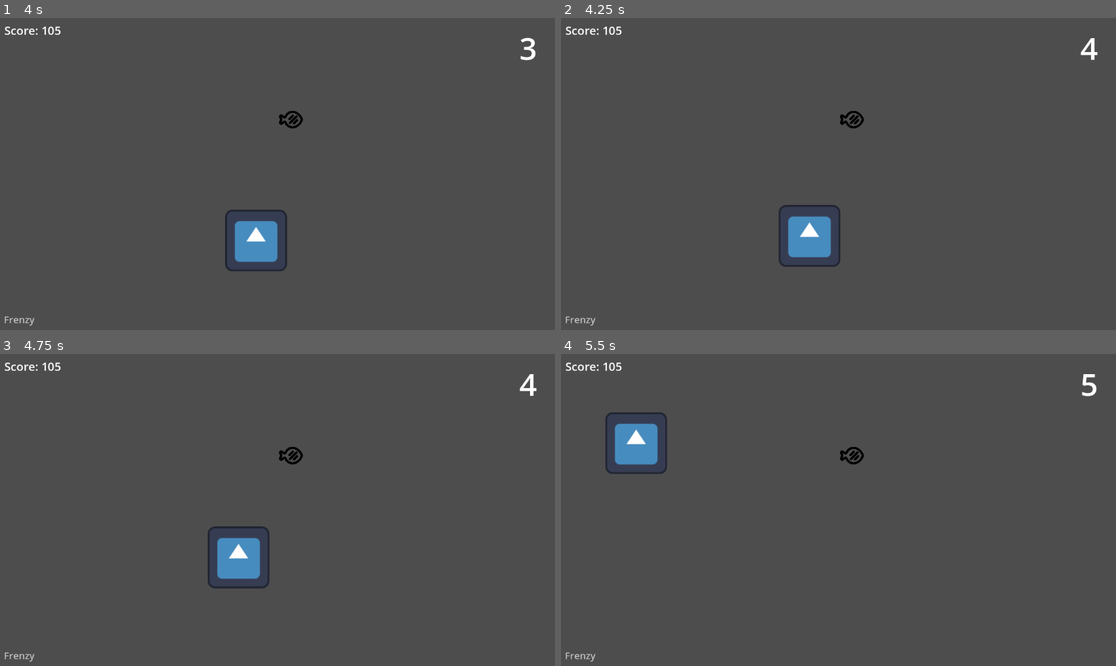
Above: before the commit, frames 1-4 (two rows, left to right).
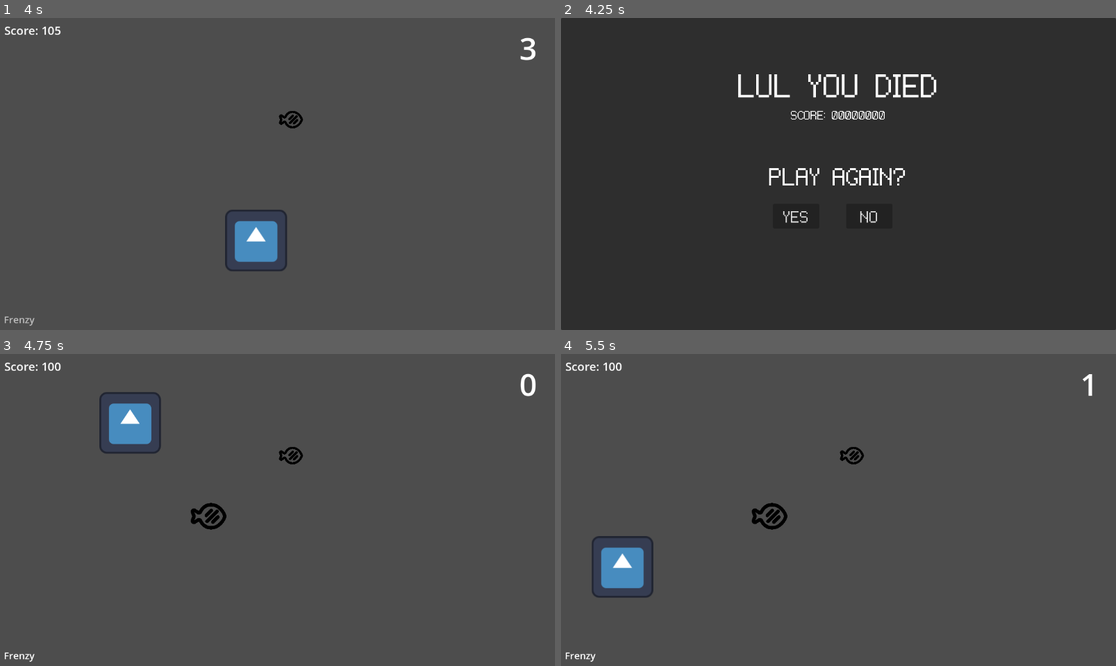
Above: after the commit, the same moments.

Repository: bryanjhdang/gmtk2024
Game: Godot game, scene res://scenes/sandbox.tscn
Two runs of this game, one before a commit and one after it. Both use one fixed random seed, a clock stepped at 60 frames per second and the inputs below. The engine's default icon, where the game draws it, is replaced by a stand-in: a white triangle on a blue panel in a dark square.
Inputs (mouse positions are in pixels of both pictures, inside the frame that each line leads up to):
- Up to frame 1 (4 s): tap Enter at 0.5 s; move the mouse to (399, 158) at 0.52 s; tap W (chomp) at 0.6, 3.6 s; tap Space at 1.25 s; move the mouse to (166, 189) at 1.27 s; right-click (166, 189) at 1.35 s; move the mouse to (333, 105) at 2.02 s; hold E (frenzy) 2.03-2.78 s; move the mouse to (249, 236) at 2.77 s; click (249, 236) at 2.85 s; move the mouse to (444, 220) at 3.52 s
- Up to frame 2 (4.25 s): tap K (suicide, bound only after the commit) at 4.15 s
- Up to frame 3 (4.75 s): click (233, 553) at 4.25 s, where only the run after the commit has a clickable "YES"
- Up to frame 4 (5.5 s): move the mouse to (672, 463) at 5.02 s; right-click (672, 463) at 5.1 s

Frame 1 is identical in both runs. In frame 2, 99% of the frame differs, in the area x 0-100%, y 0-100%; in frame 3, 3.0%; in frame 4, 3.1%.

Commit message:
added death screen

Diff:
--- a/characters/player/player.gd
+++ b/characters/player/player.gd
@@ -44,6 +44,9 @@
 
 	if Input.is_action_pressed("frenzy") and cast_frenzy:
 		_frenzy()
+
+	if Input.is_action_pressed("suicide"):
+		_suicide()
 
 	move_and_slide()
 
@@ -125,6 +128,11 @@
 		frenzy_enabled = false
 		$CollisionShape2D.disabled = false
 
+# DEBUG: kill yourself NOW.
+func _suicide() -> void:
+	print("dying")
+	_die()
+
 
 # An enemy should call this function if the player gets hit
 func get_hurt(damage: int) -> void:
@@ -142,4 +150,6 @@
 
 func _die() -> void:
 	# play death animation, call end game
+
+	game_manager.set_game_over()
 	print("died")
--- a/project.godot
+++ b/project.godot
@@ -41,6 +41,11 @@
 "events": [Object(InputEventKey,"resource_local_to_scene":false,"resource_name":"","device":0,"window_id":0,"alt_presse …(189 unchanged characters)…
 ]
 }
+suicide={
+"deadzone": 0.52,
+"events": [Object(InputEventKey,"resource_local_to_scene":false,"resource_name":"","device":0,"window_id":0,"alt_pressed":false,"shift_pressed":false,"ctrl_pressed":false,"meta_pressed":false,"pressed":false,"keycode":0,"physical_keycode":75,"key_label":0,"unicode":0,"location":0,"echo":false,"script":null)
+]
+}
 
 [rendering]
 
--- a/scenes/game_manager.gd
+++ b/scenes/game_manager.gd
@@ -1,6 +1,7 @@
 extends Node
 
 @onready var hud = %Hud
+
 
 var score: float
 
@@ -16,3 +17,6 @@
 func update_score_label() -> void:
 	if hud:
 		hud.update_score(score)
+
+func set_game_over() -> void:
+	get_tree().change_scene_to_file("res://scenes/game_over.tscn")
--- /dev/null
+++ b/scenes/game_over.gd
@@ -0,0 +1,21 @@
+extends CanvasLayer
+
+
+#@onready var game_manager = %GameManager
+
+
+
+func _ready() -> void:
+	pass
+
+
+# I NEED HELP IDK HOW TO LINK SCORES (NEED TO MAKE SCORES A GLOBAL VARIABLE)
+#func update_score() -> void:
+	#$scoreLabel.text = "Score: %d" % game_manager.score
+
+
+func _on_yes_pressed() -> void:
+	get_tree().change_scene_to_file("res://scenes/sandbox.tscn")
+
+func _on_no_pressed() -> void:
+	get_tree().change_scene_to_file("res://scenes/menu.tscn")
--- /dev/null
+++ b/scenes/game_over.tscn
@@ -0,0 +1,79 @@
+[gd_scene load_steps=3 format=3 uid="uid://cbgtnw3netm33"]
+
+[ext_resource type="Script" path="res://scenes/game_over.gd" id="1_mtux7"]
+[ext_resource type="FontFile" uid="uid://tt4u3fqh87lr" path="res://fonts/PixelatedLove/PixelatedLove/pixelated-loveNew.ttf" id="2_l6m0v"]
+
+[node name="GameOverScreen" type="CanvasLayer"]
+script = ExtResource("1_mtux7")
+
+[node name="PanelContainer" type="PanelContainer" parent="."]
+offset_right = 1152.0
+offset_bottom = 648.0
+
+[node name="MarginContainer" type="MarginContainer" parent="PanelContainer"]
+layout_mode = 2
+theme_override_constants/margin_left = 50
+theme_override_constants/margin_top = 95
+theme_override_constants/margin_right = 50
+theme_override_constants/margin_bottom = 50
+
+[node name="VBoxContainer" type="VBoxContainer" parent="PanelContainer/MarginContainer"]
+layout_mode = 2
+
+[node name="gameOverTitle" type="Label" parent="PanelContainer/MarginContainer/VBoxContainer"]
+layout_mode = 2
+theme_override_fonts/font = ExtResource("2_l6m0v")
+theme_override_font_sizes/font_size = 64
+text = "LUL YOU DIED"
+horizontal_alignment = 1
+
+[node name="scoreLabel" type="Label" parent="PanelContainer/MarginContainer/VBoxContainer"]
+unique_name_in_owner = true
+layout_mode = 2
+theme_override_fonts/font = ExtResource("2_l6m0v")
+theme_override_font_sizes/font_size = 24
+text = "SCORE: 00000000"
+horizontal_alignment = 1
+vertical_alignment = 1
+
+[node name="MarginContainer" type="MarginContainer" parent="PanelContainer/MarginContainer/VBoxContainer"]
+layout_mode = 2
+theme_override_constants/margin_top = 75
+
+[node name="CenterContainer" type="CenterContainer" parent="PanelContainer/MarginContainer/VBoxContainer/MarginContainer"]
+layout_mode = 2
+
+[node name="MarginContainer" type="MarginContainer" parent="PanelContainer/MarginContainer/VBoxContainer/MarginContainer/CenterContainer"]
+layout_mode = 2
+
+[node name="playAgainTitle" type="Label" parent="PanelContainer/MarginContainer/VBoxContainer/MarginContainer/CenterContainer/MarginContainer"]
+layout_mode = 2
+theme_override_fonts/font = ExtResource("2_l6m0v")
+theme_override_font_sizes/font_size = 48
+text = "PLAY AGAIN?"
+horizontal_alignment = 1
+
+[node name="yes" type="Button" parent="PanelContainer/MarginContainer/VBoxContainer/MarginContainer/CenterContainer/MarginContainer/playAgainTitle"]
+layout_mode = 0
+offset_left = 8.0
+offset_top = 90.0
+offset_right = 104.0
+offset_bottom = 141.0
+theme_override_fonts/font = ExtResource("2_l6m0v")
+theme_override_font_sizes/font_size = 32
+text = "YES"
+
+[node name="no" type="Button" parent="PanelContainer/MarginContainer/VBoxContainer/MarginContainer/CenterContainer/MarginContainer/playAgainTitle"]
+layout_mode = 0
+offset_left = 160.0
+offset_top = 90.0
+offset_right = 256.0
+offset_bottom = 141.0
+theme_override_fonts/font = ExtResource("2_l6m0v")
+theme_override_font_sizes/font_size = 32
+text = "NO"
+
+[connection signal="tree_entered" from="." to="." method="_on_tree_entered"]
+[connection signal="visibility_changed" from="." to="." method="_on_visibility_changed"]
+[connection signal="pressed" from="PanelContainer/MarginContainer/VBoxContainer/MarginContainer/CenterContainer/MarginContainer/playAgainTitle/yes" to="." method="_on_yes_pressed"]
+[connection signal="pressed" from="PanelContainer/MarginContainer/VBoxContainer/MarginContainer/CenterContainer/MarginContainer/playAgainTitle/no" to="." method="_on_no_pressed"]
--- a/scenes/menu.tscn
+++ b/scenes/menu.tscn
@@ -1,7 +1,7 @@
 [gd_scene load_steps=4 format=3 uid="uid://cw0meiasgss1q"]
 
 [ext_resource type="FontFile" uid="uid://tt4u3fqh87lr" path="res://fonts/PixelatedLove/PixelatedLove/pixelated-loveNew.ttf" id="1_vv163"]
-[ext_resource type="Script" path="res://scripts/button.gd" id="2_xvson"]
+[ext_resource type="Script" path="res://scripts/menu_start_game.gd" id="2_osacb"]
 
 [sub_resource type="StyleBoxTexture" id="StyleBoxTexture_qu4s5"]
 
@@ -37,11 +37,11 @@
 theme_override_constants/line_spacing = 4
 theme_override_fonts/font = ExtResource("1_vv163")
 theme_override_font_sizes/font_size = 24
-text = "1. 000000
-2. 000000
-3. 000000
-4. 000000
-5. 000000"
+text = "1. 00000000
+2. 00000000
+3. 00000000
+4. 00000000
+5. 00000000"
 horizontal_alignment = 1
 
 [node name="Button" type="Button" parent="."]
@@ -53,6 +53,6 @@
 theme_override_font_sizes/font_size = 48
 theme_override_styles/normal = SubResource("StyleBoxTexture_qu4s5")
 text = "START"
-script = ExtResource("2_xvson")
+script = ExtResource("2_osacb")
 
 [connection signal="pressed" from="Button" to="Button" method="_on_pressed"]
Not shown: 1 places in scenes/sandbox.tscn that only renumber resources
Renamed: scripts/button.gd -> scripts/menu_start_game.gd
Empty file added: scripts/score_label.gd
